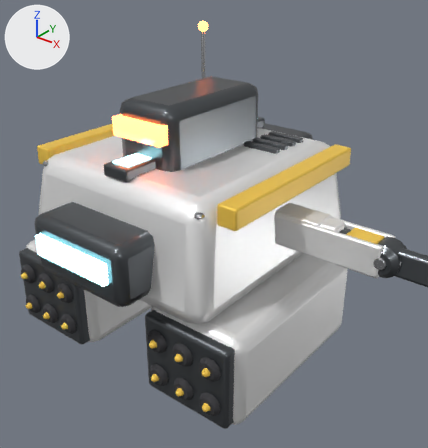
An edit to the glTF model public/assets/models/robots/mantis/missile.glb, drawn before and after from the same camera.
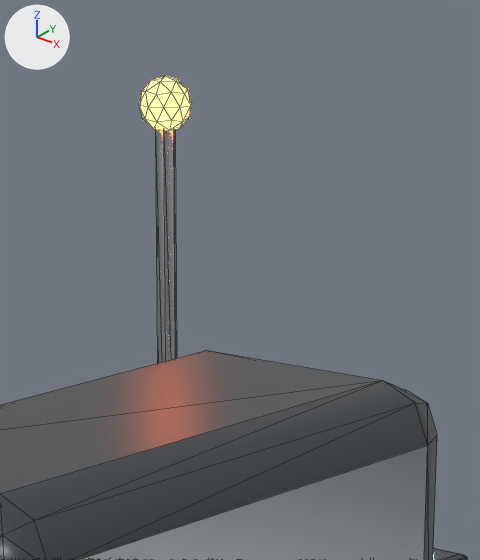
Old and new are each drawn whole from a 50 mm camera at (0.77, -0.894, 0.502) aimed at (0.074, -0.024, -0.037) and again close up on the part from 40% to 62% of the width and 1% to 27% of the height. The axes (+X, +Y, +Z) are drawn at upper left. The lights are the same throughout. The older version's two pictures come first. The close-ups show mesh edges as thin lines. Vertices at exactly the same position are counted once.

The older version as bpy lines, for what is in view:
```python
me_hull = bpy.data.meshes.new('Hull')
me_hull.from_pydata(...)  # 1002 vertices, 1912 faces; spans x -0.26..0.26, y -0.342..0.352, z -0.11..0.323
# faces by material slot: [108, 1188, 36, 216, 284, 80]
me_hull.materials.append(mat_teampaint)  # white #ededed
me_hull.materials.append(mat_gunmetal)  # dark grey #5d6165
me_hull.materials.append(mat_glow)  # cyan #aaf3ff, glowing cyan #a0f3ff
me_hull.materials.append(mat_hazard)  # yellow #f9ce50
me_hull.materials.append(mat_steel)  # grey #b5b6ba
me_hull.materials.append(mat_optic)  # red #f36c50, glowing orange #ff763f
me_turret = bpy.data.meshes.new('Turret')
me_turret.from_pydata(...)  # 160 vertices, 308 faces; spans x -0.144..0.144, y -0.162..0.144, z 0.042..0.228
# faces by material slot: [296, 12]
me_turret.materials.append(mat_gunmetal)  # dark grey #5d6165
me_turret.materials.append(mat_optic)  # red #f36c50, glowing orange #ff763f
ob_hull = bpy.data.objects.new('Hull', me_hull)
ob_hull.location = (0.0, 0.0, 0.0)
ob_turret = bpy.data.objects.new('Turret', me_turret)
ob_turret.location = (0.0, 0.0, 0.0)
```
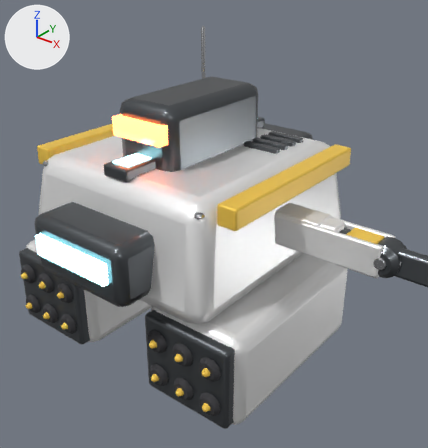
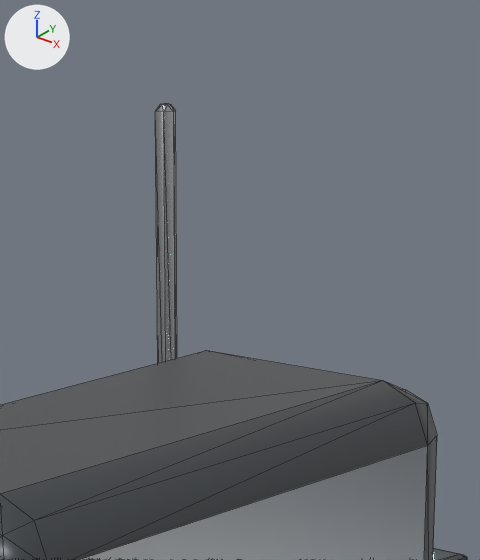
What differs and where, as boxes (x1, y1, x2, y2) in the close-ups (480 x 560 px):
'Hull', reshaped: before (139, 76, 467, 560); after (155, 104, 467, 560)
part 1 of me_hull, deleted: before (139, 76, 192, 131)

The change, as a diff of the scene's bpy script:
```diff
--- a/public/assets/models/robots/mantis/missile.glb.py
+++ b/public/assets/models/robots/mantis/missile.glb.py
@@ me_hull @@
 # used by ob_hull; location = (0.0, 0.0, 0.0)
-me_hull.from_pydata(...)  # 1002 vertices, 1912 faces; spans x -0.26..0.26, y -0.342..0.352, z -0.11..0.323
+me_hull.from_pydata(...)  # 960 vertices, 1832 faces; spans x -0.26..0.26, y -0.342..0.352, z -0.11..0.31
+# me_hull part 1: the loose piece of 42 vertices spanning x -0.182..-0.158, y 0.227..0.253, z 0.297..0.323 is deleted
 me_hull.materials.append(mat_teampaint)
@@ me_hull @@
 me_hull.materials.append(mat_steel)
-me_hull.materials.append(mat_optic)  # red #f36c50, glowing orange #ff763f
```
